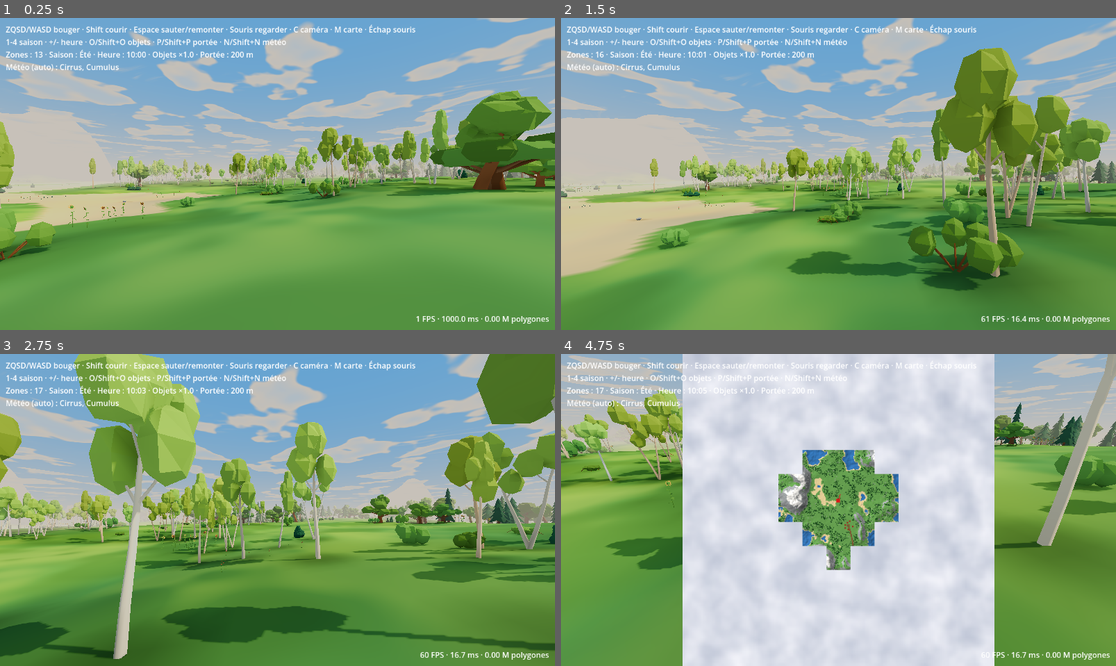
Above: before the commit, frames 1-4 (two rows, left to right).
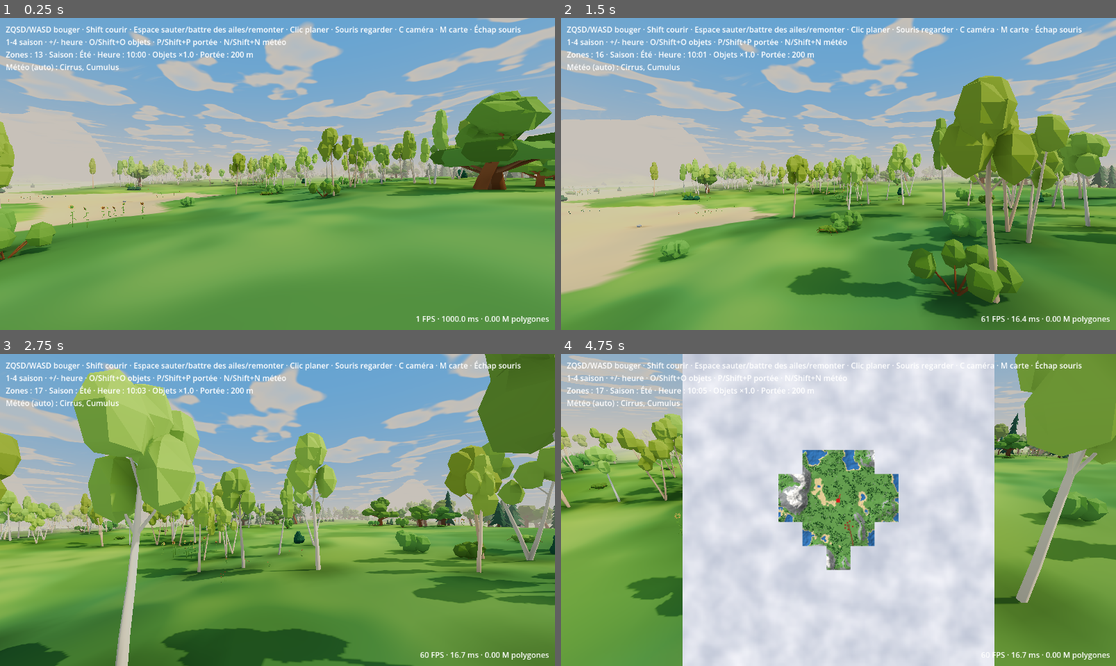
Above: after the commit, the same moments.

Repository: tdebarochez/openworld
Game: Godot game, scene res://main.tscn
Two runs of this game, one before a commit and one after it. Both use one fixed random seed, a clock stepped at 60 frames per second and the inputs below.
Inputs (mouse positions are in pixels of both pictures, inside the frame that each line leads up to):
- Up to frame 1 (0.25 s): no input
- Up to frame 2 (1.5 s): tap Enter at 0.5 s; move the mouse to (866, 174) at 0.52 s; hold Shift 0.53-1.28 s; hold W from 0.53 s (still down); click (866, 174) at 0.67 s; tap Space at 0.77, 0.8, 1.07, 1.35 s; move the mouse to (810, 174) at 1.27 s; click (810, 174) at 1.42 s
- Up to frame 3 (2.75 s): keep holding W; tap Space at 1.52, 1.82, 2.3 s; tap Shift at 1.55 s; move the mouse to (288, 503) at 2.02 s; hold Shift from 2.03 s (still down); click (288, 503) at 2.17 s
- Up to frame 4 (4.75 s): move the mouse to (832, 516) at 2.77 s; release Shift at 2.78 s; tap M at 2.85 s; click (832, 516) at 2.92 s; tap Space at 3.02, 3.32, 4.52 s; tap Shift at 3.05, 4.55 s; move the mouse to (877, 513) at 3.52 s; hold Space 3.53-4.28 s; tap C at 3.6 s; click (877, 513) at 3.67 s; tap Escape at 4.15 s; move the mouse to (672, 463) at 4.27 s; release W at 4.28 s; hold A from 4.28 s (still down); tap 1 at 4.35 s; click (672, 463) at 4.42 s

The runs differ from the first frame. In frame 1, 0.6% of the frame differs, in the area x 33-94%, y 2-6%; in frame 2, 27%; in frame 3, 36%, in the area x 0-100%, y 0-100%; in frame 4, 21%.

Commit message:
Hen moves: Space in the air flaps (3 per airtime), held click while falling glides; move_state for animations
Flap: vertical speed set to max(v, 4.5 m/s) on a fresh Space press in the air, refilled on the
ground and in water; holding Space still jumps exactly as before and never flutters. Glide: left
button held while falling eases the sink to -2 m/s and keeps horizontal momentum, drifting forward
at walking speed and steering gently. move_state (idle/walk/run/flap/glide/fall/swim) for the
avatar. Soft wing-flap sound, HUD help line, tests/test_moves.gd.

Co-Authored-By: Claude Opus 5.5 <noreply@anthropic.com>

Diff:
--- a/audio.gd
+++ b/audio.gd
@@ -94,6 +94,10 @@
 	_play(fx, preload("res://assets/sounds/jump.wav"), -6.0)
 
 
+func flap() -> void:
+	_play(fx, preload("res://assets/sounds/flap.wav"), -8.0)
+
+
 func _play(p: AudioStreamPlayer, s: AudioStream, db: float) -> void:
 	p.stream = s
 	p.volume_db = db
--- a/player.gd
+++ b/player.gd
@@ -17,6 +17,14 @@
 const ISO_YAW := PI / 4.0
 const ISO_DIST := 100.0  # m back along the view ray: high enough to clear the hills in front
 const ISO_SHADOWS := 220.0  # sun shadow range from the camera in iso view (default 100 m ends before the player)
+# Hen moves: Space in the air flaps, the left mouse button held while falling glides.
+const FLAP := 4.5  # m/s up per wing beat (not added: mashing can't stack): +1 m at a jump's apex (v²/2g)
+const MAX_FLAPS := 3  # per airtime, refilled on the ground and in water: a flutter onto a roof, not flight
+const FLAP_ANIM := 0.4  # s of &"flap" after a jump or a wing beat
+const GLIDE_FALL := -2.0  # m/s sink while gliding: 4 m forward per metre down at walking speed
+const GLIDE_BRAKE := 25.0  # m/s² easing a faster fall back to GLIDE_FALL (net 15 against gravity: -6 → -2 in 0.27 s)
+const GLIDE_STEER := 6.0  # m/s² horizontal: a glide keeps its momentum and turns gently
+const AIR_GRACE := 0.15  # s off the floor before move_state says fall/glide (slopes and bumps don't flicker)
 
 var world: Node3D  # world.gd — used to keep the player inside existing zones
 var camera := Camera3D.new()
@@ -28,6 +36,14 @@
 var avatar := MeshInstance3D.new()  # hidden in first person
 var ear := AudioListener3D.new()  # birds are heard from the player, not from a camera behind or far above
 var fp_shadows := 0.0
+## For the avatar's animations: idle, walk, run, flap, glide, fall or swim; set every physics frame.
+var move_state: StringName = &"idle"
+var flaps := MAX_FLAPS  # wing beats left in this airtime
+var flap_time := 0.0  # s left of &"flap"
+var air := 0.0  # s since the feet last touched the floor
+var space_was := false  # Space held last frame: a flap needs a fresh press, holding it doesn't flutter
+var mouse_free := false  # released with Escape
+var glide_ok := true  # false for the click that takes the mouse back: it captures, it doesn't glide
 
 
 func _ready() -> void:
@@ -113,34 +129,61 @@
 			arm.rotation.x = clampf(arm.rotation.x - e.relative.y * MOUSE_SENS, -1.3, 0.4)
 	elif e is InputEventKey and e.pressed and e.keycode == KEY_ESCAPE:
 		Input.mouse_mode = Input.MOUSE_MODE_VISIBLE
+		mouse_free = true
 	elif e is InputEventMouseButton and e.pressed:
+		# Own bookkeeping rather than Input.mouse_mode, which headless (tests) never reports as captured.
+		if e.button_index == MOUSE_BUTTON_LEFT:
+			glide_ok = not mouse_free
+		mouse_free = false
 		Input.mouse_mode = Input.MOUSE_MODE_CAPTURED
 
 
 func _physics_process(delta: float) -> void:
 	# Body centre below the surface = swimming (feet ~1 m under water).
 	var swimming: bool = global_position.y < world.WATER_LEVEL
+	var space := Input.is_physical_key_pressed(KEY_SPACE)
+	var tap := space and not space_was
+	space_was = space
+	flap_time -= delta
+	var gliding := false
 	if swimming:
+		flaps = MAX_FLAPS
 		# Float with the head out; hold Space to rise and climb out onto the shore.
-		var target: float = SWIM_UP if Input.is_physical_key_pressed(KEY_SPACE) \
-			else (world.WATER_LEVEL - FLOAT_DEPTH - global_position.y) * 3.0
+		var target: float = SWIM_UP if space else (world.WATER_LEVEL - FLOAT_DEPTH - global_position.y) * 3.0
 		velocity.y = move_toward(velocity.y, target, 10.0 * delta)
 	elif not is_on_floor():
 		velocity += get_gravity() * delta
-	elif Input.is_physical_key_pressed(KEY_SPACE):
-		velocity.y = JUMP
-		sfx.jump()
+		if tap and flaps > 0:
+			flaps -= 1
+			velocity.y = maxf(velocity.y, FLAP)
+			flap_time = FLAP_ANIM
+			sfx.flap()
+		gliding = velocity.y < 0.0 and glide_ok and Input.is_mouse_button_pressed(MOUSE_BUTTON_LEFT)
+		if gliding and velocity.y < GLIDE_FALL:
+			velocity.y = minf(velocity.y + GLIDE_BRAKE * delta, GLIDE_FALL)
+	else:
+		flaps = MAX_FLAPS
+		if space:
+			velocity.y = JUMP
+			flap_time = FLAP_ANIM
+			sfx.jump()
 	var input := Vector2(
 		float(Input.is_physical_key_pressed(KEY_D)) - float(Input.is_physical_key_pressed(KEY_A)),
 		float(Input.is_physical_key_pressed(KEY_S)) - float(Input.is_physical_key_pressed(KEY_W)))
 	var speed := (SWIM_SPEED if swimming else SPEED) * (SPRINT_MULT if Input.is_physical_key_pressed(KEY_SHIFT) else 1.0)
 	# Iso: keys follow the screen (up = away from the camera) and the player turns to face its way.
 	var iso := view == View.ISO
-	var dir := ((Basis(Vector3.UP, ISO_YAW) if iso else basis) * Vector3(input.x, 0, input.y)).normalized() * speed
+	var dir := ((Basis(Vector3.UP, ISO_YAW) if iso else basis) * Vector3(input.x, 0, input.y)).normalized()
 	if iso and dir:
 		rotation.y = atan2(-dir.x, -dir.z)
-	velocity.x = dir.x
-	velocity.z = dir.z
+	if gliding:  # momentum carries on, drifting the way the hen faces (or the keys steer) at walking speed
+		var want := (dir if dir else -global_basis.z) * speed
+		var h := Vector2(velocity.x, velocity.z).move_toward(Vector2(want.x, want.z), GLIDE_STEER * delta)
+		velocity.x = h.x
+		velocity.z = h.y
+	else:
+		velocity.x = dir.x * speed
+		velocity.z = dir.z * speed
 	var prev := global_position
 	move_and_slide()
 	sfx.update(delta, is_on_floor(), swimming, Vector2(velocity.x, velocity.z).length())
@@ -148,5 +191,19 @@
 	if not world.is_solid(world.cell_of(global_position)):
 		global_position.x = prev.x
 		global_position.z = prev.z
+		velocity.x = 0.0  # a glide doesn't keep pushing into the edge
+		velocity.z = 0.0
+	air = 0.0 if is_on_floor() else air + delta
+	var ground_speed := Vector2(velocity.x, velocity.z).length()
+	if swimming:
+		move_state = &"swim"
+	elif air > 0.0 and flap_time > 0.0:
+		move_state = &"flap"
+	elif air > AIR_GRACE:
+		move_state = &"glide" if gliding else &"fall"
+	elif ground_speed < 0.5:
+		move_state = &"idle"
+	else:
+		move_state = &"run" if ground_speed > SPEED * 1.5 else &"walk"
 	if iso:
 		_follow()
--- /dev/null
+++ b/tests/test_moves.gd
@@ -0,0 +1,183 @@
+extends SceneTree
+# Run: godot --headless --path . -s tests/test_moves.gd
+# Hen moves on a flat platform high above the terrain: Space held on the ground jumps once (no
+# flutter), a Space press in the air flaps (at most MAX_FLAPS per airtime, refilled on landing), the
+# left mouse button held while falling glides (sink capped, lands further than a plain jump), and
+# move_state follows along.
+
+var w
+var p
+
+
+func _initialize() -> void:
+	w = load("res://main.tscn").instantiate()
+	root.add_child(w)
+	_run()
+
+
+func _key(code: Key, down: bool) -> void:
+	var e := InputEventKey.new()
+	e.physical_keycode = code
+	e.keycode = code
+	e.pressed = down
+	Input.parse_input_event(e)
+	Input.flush_buffered_events()
+
+
+func _mouse(down: bool) -> void:
+	var e := InputEventMouseButton.new()
+	e.button_index = MOUSE_BUTTON_LEFT
+	e.pressed = down
+	Input.parse_input_event(e)
+	Input.flush_buffered_events()
+
+
+func _frames(n: int) -> void:
+	for i in n:
+		await physics_frame
+
+
+func _tap_space() -> void:
+	_key(KEY_SPACE, true)
+	await physics_frame
+	_key(KEY_SPACE, false)
+
+
+## Puts the player at `spot` (on the platform), facing -Z, and waits for it to stand still.
+func _place(spot: Vector3) -> void:
+	p.global_position = spot
+	p.rotation = Vector3.ZERO
+	p.velocity = Vector3.ZERO
+	await _frames(2)
+	for i in 120:
+		if p.is_on_floor():
+			break
+		await physics_frame
+	await _frames(5)
+	assert(p.is_on_floor(), "not standing on the platform")
+
+
+## Jumps (Space tapped, held for `hold` frames) with `flaps` wing beats at the apexes, holding `keys`
+## and the mouse button if `glide`. Returns [highest point above the start, horizontal distance].
+func _jump(flaps: int, keys: Array = [], glide := false, hold := 1) -> Array:
+	var start: Vector3 = p.global_position
+	for k in keys:
+		_key(k, true)
+	if glide:
+		_mouse(true)
+	_key(KEY_SPACE, true)
+	await _frames(hold)
+	_key(KEY_SPACE, false)
+	var top := 0.0
+	var done := 0
+	var sink_checked := false
+	for i in 900:
+		await physics_frame
+		top = maxf(top, p.global_position.y - start.y)
+		if p.is_on_floor():
+			break
+		if done < flaps and p.velocity.y <= 0.0:  # flap at the apex
+			await _tap_space()
+			done += 1
+			if done <= p.MAX_FLAPS:
+				assert(p.velocity.y > p.FLAP - 0.5, "a flap should raise the vertical speed, got %f" % p.velocity.y)
+				assert(p.move_state == &"flap")
+			else:
+				assert(p.velocity.y < 0.0, "flapped past MAX_FLAPS")
+		if glide and p.velocity.y < 0.0 and p.flap_time < -0.4:  # well into the glide
+			assert(p.velocity.y > p.GLIDE_FALL - 0.05, "glide sinks too fast: %f" % p.velocity.y)
+			assert(p.move_state == &"glide", "state %s" % p.move_state)
+			sink_checked = true
+		elif not glide and p.velocity.y < -3.0:
+			assert(p.move_state == &"fall", "state %s" % p.move_state)
+	for k in keys:
+		_key(k, false)
+	if glide:
+		_mouse(false)
+		assert(sink_checked, "never glided")
+	await _frames(3)
+	assert(p.is_on_floor(), "no landing")
+	assert(p.flaps == p.MAX_FLAPS, "flaps not refilled on landing")
+	var moved: Vector3 = p.global_position - start
+	return [top, Vector2(moved.x, moved.z).length()]
+
+
+func _run() -> void:
+	await physics_frame  # world _ready (which creates the player) runs once the tree starts
+	p = w.player
+	for i in 1200:  # wait for the origin zone to be built (with collision), or every step is undone
+		if w.is_solid(w.cell_of(Vector3.ZERO)):
+			break
+		await physics_frame
+	assert(w.is_solid(w.cell_of(Vector3.ZERO)), "origin zone never built")
+	var floor := StaticBody3D.new()  # flat, nothing in the way, far above any hill
+	var box := CollisionShape3D.new()
+	box.shape = BoxShape3D.new()
+	box.shape.size = Vector3(80, 1, 80)
+	floor.add_child(box)
+	floor.position = Vector3(0, 200, 0)
+	root.add_child(floor)
+	var spot := Vector3(0, 202, 25)
+
+	await _place(spot)
+	assert(p.move_state == &"idle", "state %s" % p.move_state)
+	_key(KEY_W, true)
+	await _frames(10)
+	assert(p.move_state == &"walk", "state %s" % p.move_state)
+	_key(KEY_SHIFT, true)
+	await _frames(10)
+	assert(p.move_state == &"run", "state %s" % p.move_state)
+	_key(KEY_SHIFT, false)
+	_key(KEY_W, false)
+
+	# Holding Space on the ground jumps once: no flutter while it stays down in the air.
+	await _place(spot)
+	var y0: float = p.global_position.y
+	_key(KEY_SPACE, true)
+	await _frames(2)
+	assert(p.move_state == &"flap" and p.velocity.y > 0.0)
+	var top := 0.0
+	for i in 60:  # past the apex and down again, Space still held
+		await physics_frame
+		top = maxf(top, p.global_position.y - y0)
+		if p.is_on_floor():
+			break
+	assert(p.flaps == p.MAX_FLAPS and top < 2.0, "held Space fluttered (%d flaps left, %f m)" % [p.flaps, top])
+	_key(KEY_SPACE, false)
+	await _place(spot)
+	var heights := []
+	for n in p.MAX_FLAPS + 2:
+		var r: Array = await _jump(n)
+		heights.append(r[0])
+		await _place(spot)
+	print("jump height with 0..%d flaps: %s" % [heights.size() - 1, heights])
+	assert(absf(heights[0] - 1.84) < 0.15, "plain jump %f m" % heights[0])
+	for n in range(1, p.MAX_FLAPS + 1):
+		assert(heights[n] > heights[n - 1] + 0.5, "flap %d didn't lift" % n)
+	assert(absf(heights[p.MAX_FLAPS + 1] - heights[p.MAX_FLAPS]) < 0.1, "more than MAX_FLAPS flaps")
+
+	# Gliding from the same spot, same keys, lands further.
+	var plain: Array = await _jump(0, [KEY_W])
+	await _place(spot)
+	var glide: Array = await _jump(0, [KEY_W], true)
+	await _place(spot)
+	var high: Array = await _jump(p.MAX_FLAPS, [KEY_W], true)
+	await _place(spot)
+	var drift: Array = await _jump(0, [], true)  # no keys: drifts forward on its own
+	print("distance: plain jump %.1f m, glide %.1f m, glide after %d flaps %.1f m, glide without keys %.1f m" % [
+		plain[1], glide[1], p.MAX_FLAPS, high[1], drift[1]])
+	assert(glide[1] > plain[1] * 1.2, "glide not further")
+	assert(high[1] > glide[1] * 1.5)
+	assert(drift[1] > 2.0)
+
+	# The click that takes the mouse back after Escape doesn't glide.
+	_key(KEY_ESCAPE, true)
+	_key(KEY_ESCAPE, false)
+	_mouse(true)
+	_mouse(false)
+	assert(not p.glide_ok)
+	_mouse(true)
+	_mouse(false)
+	assert(p.glide_ok)
+	print("MOVES OK")
+	quit()
--- a/tests/test_swim.gd
+++ b/tests/test_swim.gd
@@ -31,6 +31,7 @@
 	if frames == 400:
 		var y: float = w.player.global_position.y
 		assert(absf(y - (w.WATER_LEVEL - 0.3)) < 0.15, "not floating, y=%f" % y)
+		assert(w.player.move_state == &"swim")
 		print("SWIM OK y=", y)
 		quit()
 	return false
--- a/world.gd
+++ b/world.gd
@@ -1552,7 +1552,7 @@
 
 
 func _update_hud() -> void:
-	hud.text = "ZQSD/WASD bouger · Shift courir · Espace sauter/remonter · Souris regarder · C caméra · M cart …(173 unchanged characters)…
+	hud.text = "ZQSD/WASD bouger · Shift courir · Espace sauter/battre des ailes/remonter · Clic planer · Souris regarder · C caméra · M cart …(173 unchanged characters)…
 		zones.size(), seasons.NAMES[seasons.season], daynight.clock(), density, view_dist, weather.label if weather else ""]
 
 
Not shown, added: assets/sounds/flap.wav.import
Not shown, added: tests/test_moves.gd.uid
Not shown, added: assets/sounds/flap.wav
